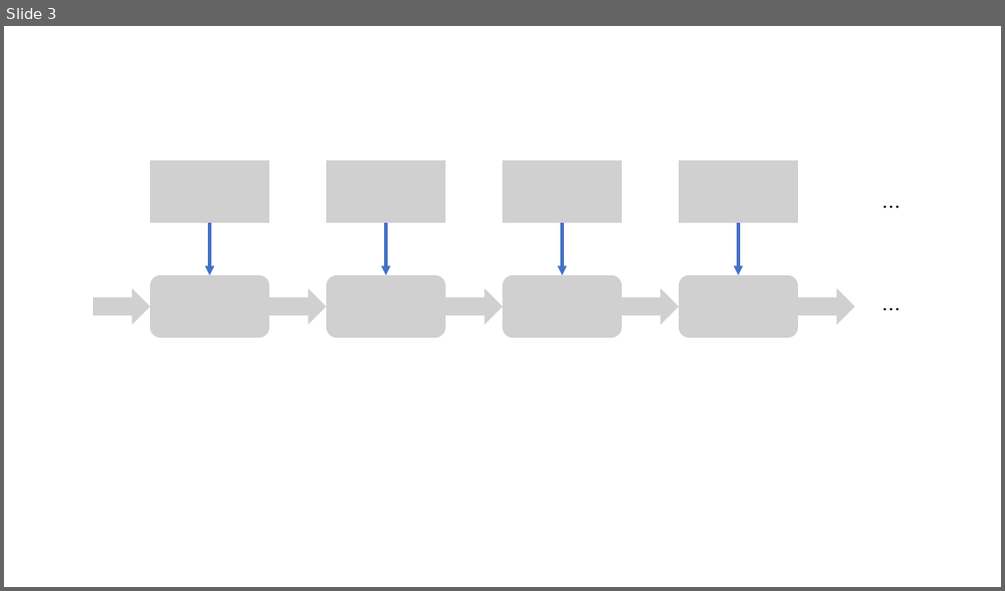
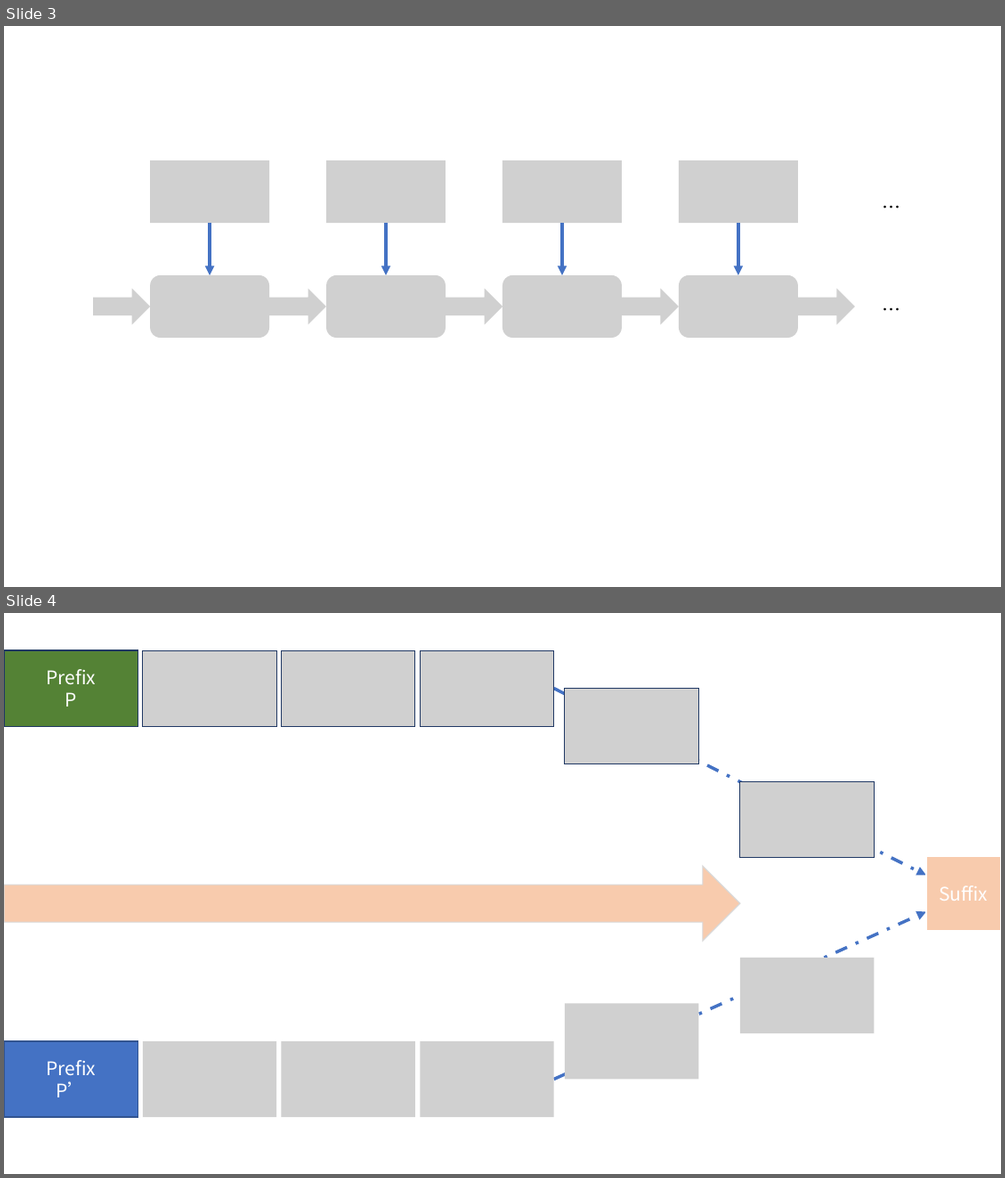
Before and after one commit to Timo9Madrid7/MD5-Collision, a slide deck: images/images.pptx. Shown one above the other, each under a label of ours: slide 3 before the commit, slides 3 and 4 after it. The pictures are 1005x591 and 1005x1178 pixels, drawn with LibreOffice and Linux fonts; fonts in the diff are those of the drawing; grey boxes stand for pictures. Boxes give left, top, right and bottom in pixels: in the first picture for what was removed or moved away, otherwise in the second. Text is boxed around its words. In the diff, an @@ line names an element or a change of style, - is before the commit and + after.

```diff
--- a/images/images.pptx
+++ b/images/images.pptx
@@ slide 4 added at bbox=[4, 613, 1001, 1174], background #FFFFFF @@
@@ rectangle added at bbox=[4, 650, 138, 726], fill #548235, outline #203864 1 pt, 18 pt, text #FFFFFF @@
+Prefix
+P
@@ picture added at bbox=[142, 650, 276, 726] @@
@@ picture added at bbox=[282, 650, 415, 726] @@
@@ picture added at bbox=[420, 650, 554, 726] @@
@@ arrow added from (554, 689) to (926, 876), #4472C4 3 pt dashed @@
@@ picture added at bbox=[565, 689, 699, 764] @@
@@ picture added at bbox=[740, 782, 874, 858] @@
@@ right arrow added at bbox=[4, 866, 740, 941], fill #F8CBAD, outline #D9D9D9 1 pt @@
@@ rectangle added at bbox=[926, 856, 1001, 931], fill #F8CBAD, outline #FFFFFF 1 pt, 18 pt, text #FFFFFF @@
+Suffix
@@ arrow added from (554, 1078) to (926, 911), #4472C4 3 pt dashed @@
@@ picture added at bbox=[740, 957, 874, 1033] @@
@@ picture added at bbox=[565, 1004, 699, 1078] @@
@@ rectangle added at bbox=[4, 1041, 138, 1117], fill #4472C4, outline #325491 1 pt, 18 pt, text #FFFFFF @@
+Prefix
+P’
@@ picture added at bbox=[142, 1041, 276, 1117] @@
@@ picture added at bbox=[282, 1041, 415, 1117] @@
@@ picture added at bbox=[420, 1041, 554, 1117] @@
```
Also in this commit, not shown: 10 other files.
